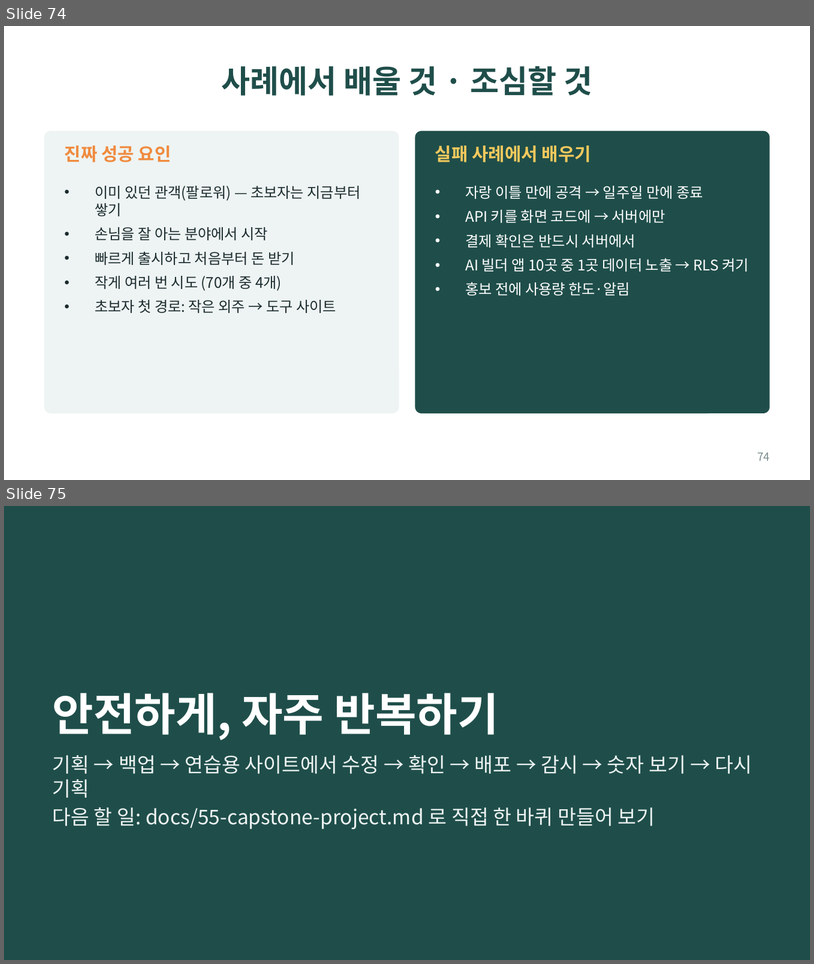
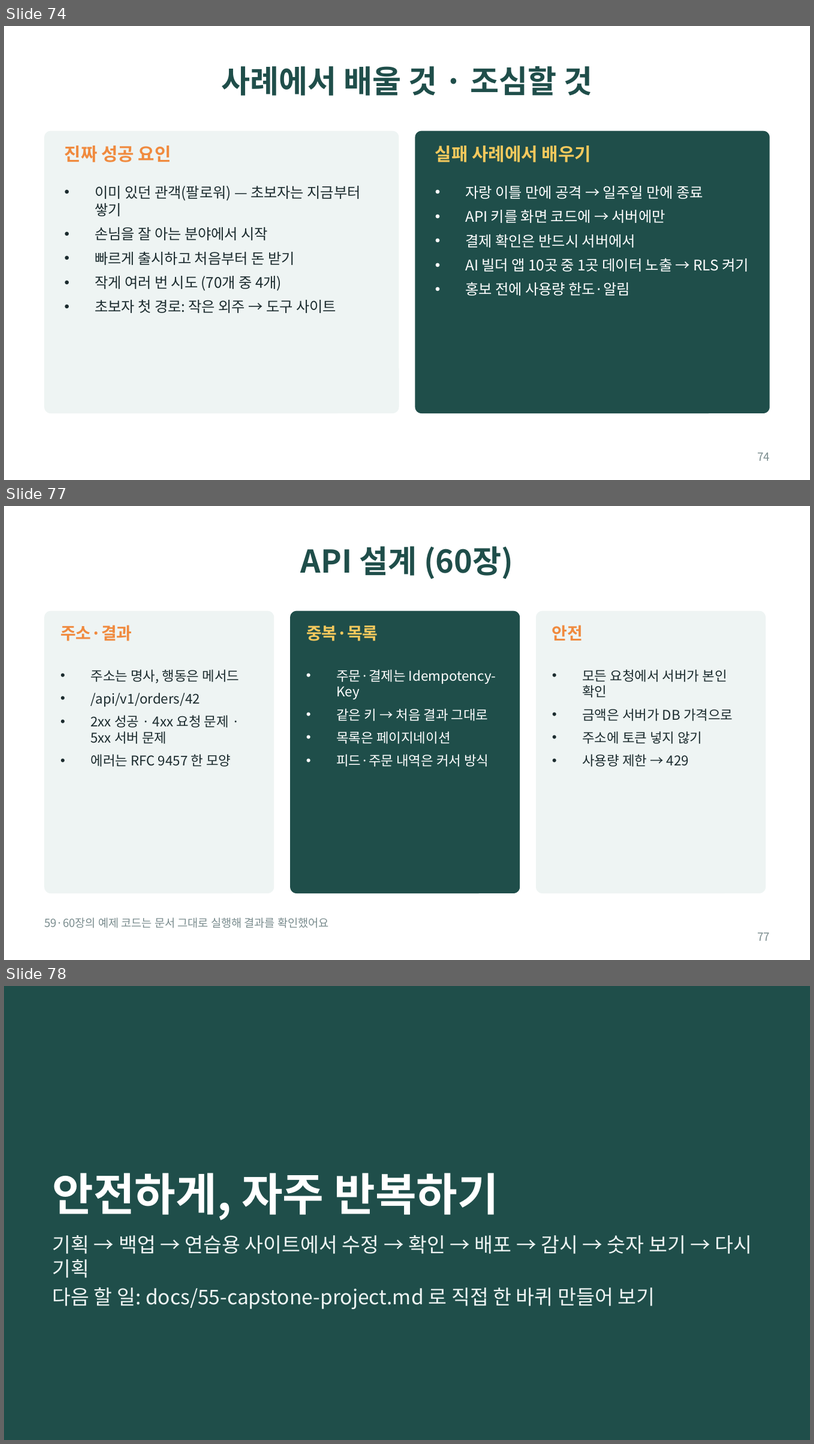
Before and after one commit to bincodin-ko/stanford-study, a slide deck: slides/internet-business-101.pptx. Shown one above the other, each under a label of ours: slides 74 and 75 before the commit, slides 74, 77 and 78 after it; the slides between them are not shown. The pictures are 814x964 and 814x1444 pixels, drawn with LibreOffice and Linux fonts; fonts in the diff are those of the drawing. Boxes give left, top, right and bottom in pixels: in the first picture for what was removed or moved away, otherwise in the second. Text is boxed around its words. In the diff, an @@ line names an element or a change of style, - is before the commit and + after.

```diff
--- a/slides/internet-business-101.pptx
+++ b/slides/internet-business-101.pptx
@@ slide 77 added at (4,506,810,960), background #FFFFFF @@
@@ title added at (301,546,513,579), 28 pt, text #1F4E4A, bold @@
+API 설계 (60장)
@@ rounded rectangle added at (44,611,274,893), fill #EEF4F3 @@
@@ rounded rectangle added at (290,611,520,893), fill #1F4E4A @@
@@ rounded rectangle added at (536,611,766,893), fill #EEF4F3 @@
@@ text added at (60,625,132,641), 15 pt, text #F08A3E, bold @@
+주소·결과
@@ text added at (306,625,378,641), 15 pt, text #F4C95D, bold @@
+중복·목록
@@ text added at (552,625,583,640), 15 pt, text #F08A3E, bold @@
+안전
@@ text added at (90,669,240,766), 12 pt, text #1B2B2E @@
+• 주소는 명사, 행동은 메서드
+• /api/v1/orders/42
+• 2xx 성공 · 4xx 요청 문제 · 5xx 서버 문제
+• 에러는 RFC 9457 한 모양
@@ text added at (336,669,497,766), 12 pt, text #FFFFFF @@
+• 주문·결제는 Idempotency-Key
+• 같은 키 → 처음 결과 그대로
+• 목록은 페이지네이션
+• 피드·주문 내역은 커서 방식
@@ text added at (582,669,733,766), 12 pt, text #1B2B2E @@
+• 모든 요청에서 서버가 본인 확인
+• 금액은 서버가 DB 가격으로
+• 주소에 토큰 넣지 않기
+• 사용량 제한 → 429
@@ text added at (44,917,329,928), 10 pt, text #7A8C8E @@
+59·60장의 예제 코드는 문서 그대로 실행해 결과를 확인했어요
@@ page number added at (758,932,770,940), 10 pt, text #7A8C8E @@
+77
@@ what was slide 75 is now slide 78 @@
```
Also in this commit, not shown: 2 other slides added, 11 other files.
